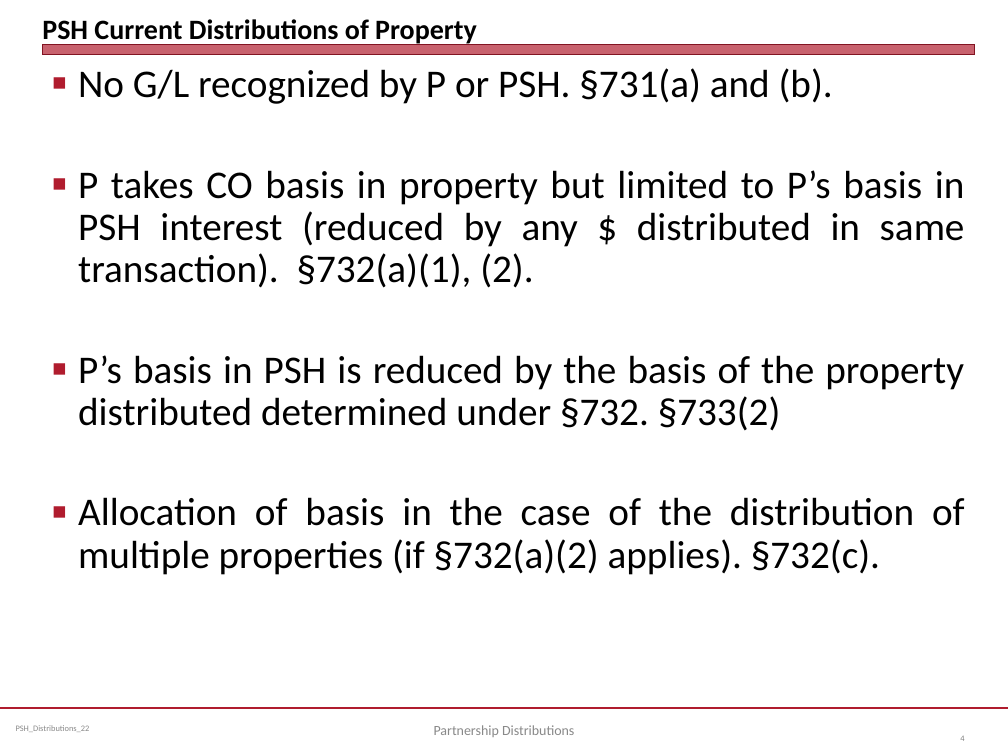
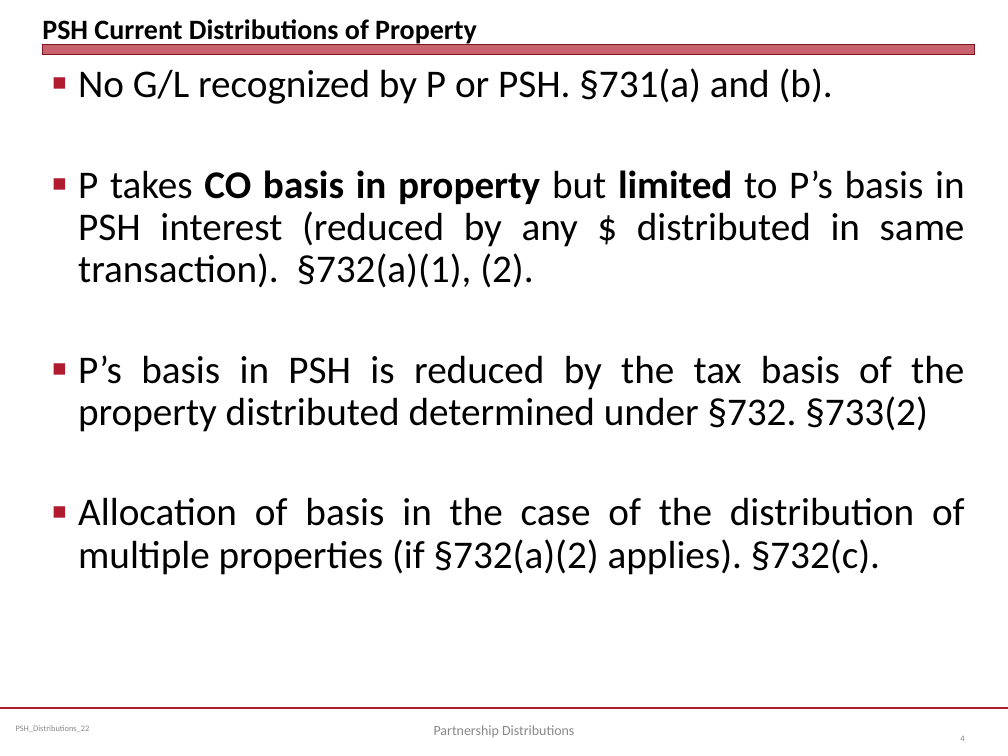
Before and after one commit to jmc877/Partnership-Tax, a slide deck: slide 4 of slides/PSH_Distributions_22.pptx. Drawn at 1008x756 pixels with LibreOffice and Linux fonts; fonts in the diff are those of the drawing. Boxes give left, top, right and bottom in pixels: in the first picture for what was removed or moved away, otherwise in the second. Text is boxed around its words. In the diff, an @@ line names an element or a change of style, - is before the commit and + after.

```diff
--- a/slides/PSH_Distributions_22.pptx
+++ b/slides/PSH_Distributions_22.pptx
@@ text at <box>78,170,965,288</box>: bold on in "CO basis in property limited" @@
@@ text at <box>78,355,964,432</box>: text changed @@
-■ P’s basis in PSH is reduced by the basis of the property distributed determined under §732. §733(2)
+■ P’s basis in PSH is reduced by the tax basis of the property distributed determined under §732. §733(2)
```
Also in this commit, not shown: 6 other slides changed, 3 other files.
